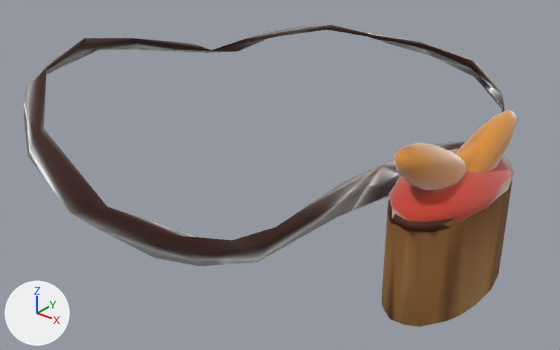
Renders of the glTF model assets/models/skin/phu_kien/giomay.glb from each side of a commit.
The view is the same before and after, from a 50 mm camera at (0.361, -0.457, 0.171) aimed at (0.019, -0.03, -0.094). Lighting does not change. The marker at lower left points along +X, +Y and +Z. The picture after the commit comes second.

Names of what the first picture shows: 'Banh_1', 'Banh_2', 'Gio_May', 'Khan_Lot', 'Quai_Gio', 'Vanh_Gio'.
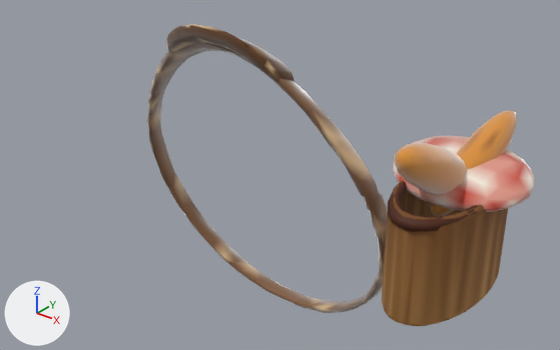
Pixel boxes (x1, y1, x2, y2) of what changed, in the pictures (560 x 350 px):
'Quai_Gio', deleted
    before: (24, 24, 505, 266)
'Gio_May', reshaped
    before: (382, 181, 512, 327)
    after: (382, 180, 508, 326)
'Quai', added
    after: (147, 43, 388, 313)
'Nap_Vai', added (pink)
    after: (393, 136, 535, 212)
'Khan_Lot', deleted (red)
    before: (389, 149, 514, 222)
'Dem_Vai', added (brown)
    after: (166, 24, 295, 82)

The change, as a list of edits to the scene's bpy script:
```text
Add mat_quai:
    mat_quai = bpy.data.materials.new('Quai')
    mat_quai.use_nodes = True; mat_quai.node_tree.nodes.clear()
    _N = mat_quai.node_tree.nodes; _L = mat_quai.node_tree.links
    n0 = _N.new('ShaderNodeBsdfPrincipled'); n0.name = 'Principled BSDF'
    n0.inputs[2].default_value = 0.55  # 'Roughness'
    n0.inputs[24].default_value = 1.0  # 'Sheen Weight'
    n1 = _N.new('ShaderNodeOutputMaterial'); n1.name = 'Material Output'
    n2 = _N.new('ShaderNodeVertexColor'); n2.name = 'Color Attribute'
    _L.new(n0.outputs[0], n1.inputs[0])  # 'BSDF' to 'Surface'
    _L.new(n2.outputs[0], n0.inputs[0])  # 'Color' to 'Base Color'
Add mat_nap_vai:
    mat_nap_vai = bpy.data.materials.new('Nap_Vai')
    mat_nap_vai.use_nodes = True; mat_nap_vai.node_tree.nodes.clear()
    _N = mat_nap_vai.node_tree.nodes; _L = mat_nap_vai.node_tree.links
    n0 = _N.new('ShaderNodeBsdfPrincipled'); n0.name = 'Principled BSDF'
    n0.inputs[2].default_value = 0.9  # 'Roughness'
    n0.inputs[24].default_value = 1.0  # 'Sheen Weight'
    n0.inputs[25].default_value = 0.4  # 'Sheen Roughness'
    n1 = _N.new('ShaderNodeOutputMaterial'); n1.name = 'Material Output'
    n2 = _N.new('ShaderNodeVertexColor'); n2.name = 'Color Attribute'
    _L.new(n0.outputs[0], n1.inputs[0])  # 'BSDF' to 'Surface'
    _L.new(n2.outputs[0], n0.inputs[0])  # 'Color' to 'Base Color'
Change me_gio_may:
    used by ob_gio_may; location = (0.0, 0.0, 0.0)
    remove me_gio_may.from_pydata(...)  # 134 vertices, 268 faces; spans x 0.1163..0.1845, y -0.066..0.066, z -0.1547..-0.0712
    add me_gio_may.from_pydata(...)  # 499 vertices, 998 faces; spans x 0.1164..0.1844, y -0.066..0.066, z -0.1548..-0.0711
    me_gio_may part 1: 133 vertices removed from x 0.1163..0.1845, y -0.066..0.066, z -0.1547..-0.0712; 498 vertices added at x 0.1164..0.1844, y -0.0659..0.066, z -0.1548..-0.0711
Add me_quai:
    me_quai.from_pydata(...)  # 344 vertices, 688 faces; spans x -0.12..0.119, y -0.079..0.013, z -0.237..0.024
    me_quai.materials.append(mat_quai)
Add me_nap_vai:
    me_nap_vai.from_pydata(...)  # 189 vertices, 374 faces; spans x 0.0989..0.2022, y -0.0257..0.0492, z -0.0791..-0.052
    me_nap_vai.materials.append(mat_nap_vai)
Add me_dem_vai:
    me_dem_vai.from_pydata(...)  # 126 vertices, 248 faces; spans x -0.0536..0.0533, y -0.0851..-0.0526, z -0.0047..0.0322
    me_dem_vai.materials.append(mat_khan_lot)
Remove ob_khan_lot:
    ob_khan_lot = bpy.data.objects.new('Khan_Lot', me_khan_lot)
    ob_khan_lot.location = (0.0, 0.0, 0.0)
Remove ob_quai_gio:
    ob_quai_gio = bpy.data.objects.new('Quai_Gio', me_quai_gio)
    ob_quai_gio.location = (0.0, 0.0, 0.0)
Add ob_quai:
    ob_quai = bpy.data.objects.new('Quai', me_quai)
    ob_quai.location = (0.0, 0.0, 0.0)
Add ob_nap_vai:
    ob_nap_vai = bpy.data.objects.new('Nap_Vai', me_nap_vai)
    ob_nap_vai.location = (0.0, 0.0, 0.0)
Add ob_dem_vai:
    ob_dem_vai = bpy.data.objects.new('Dem_Vai', me_dem_vai)
    ob_dem_vai.location = (0.0, 0.0, 0.0)
```
